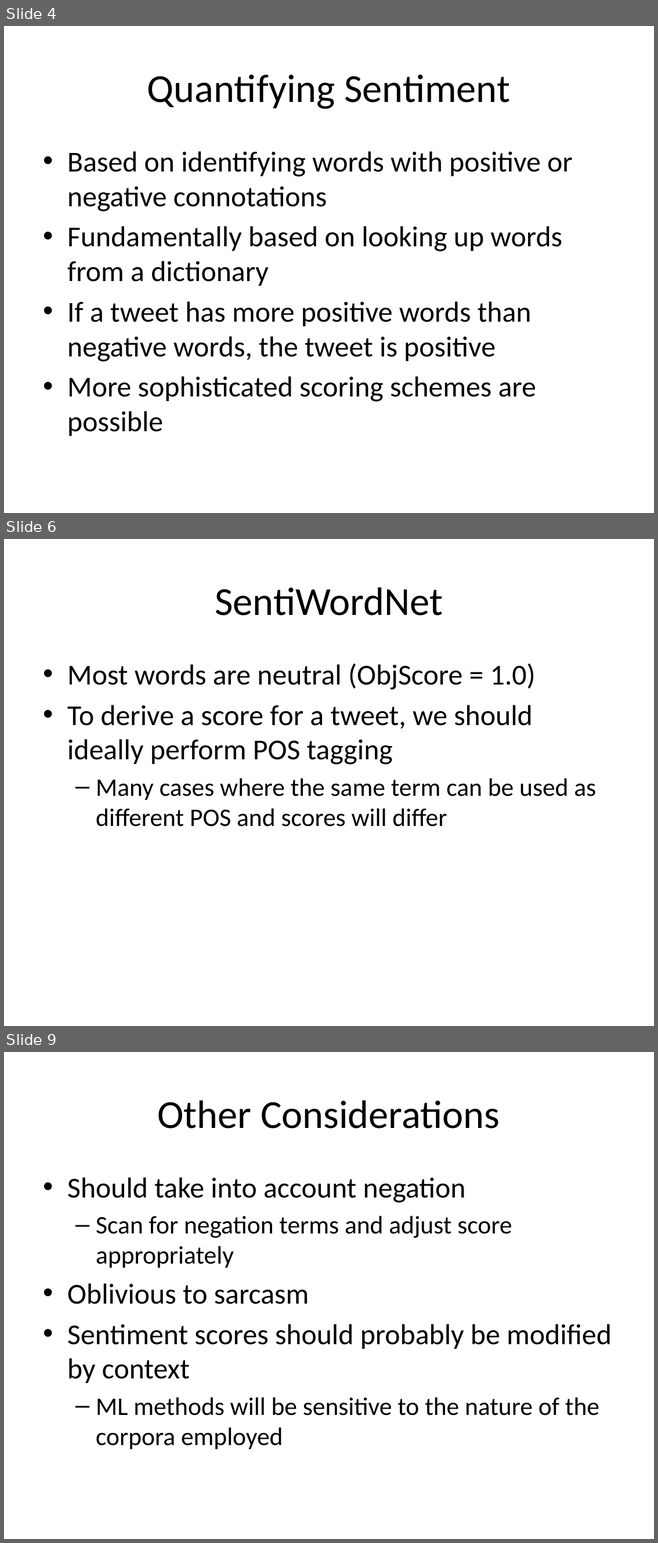
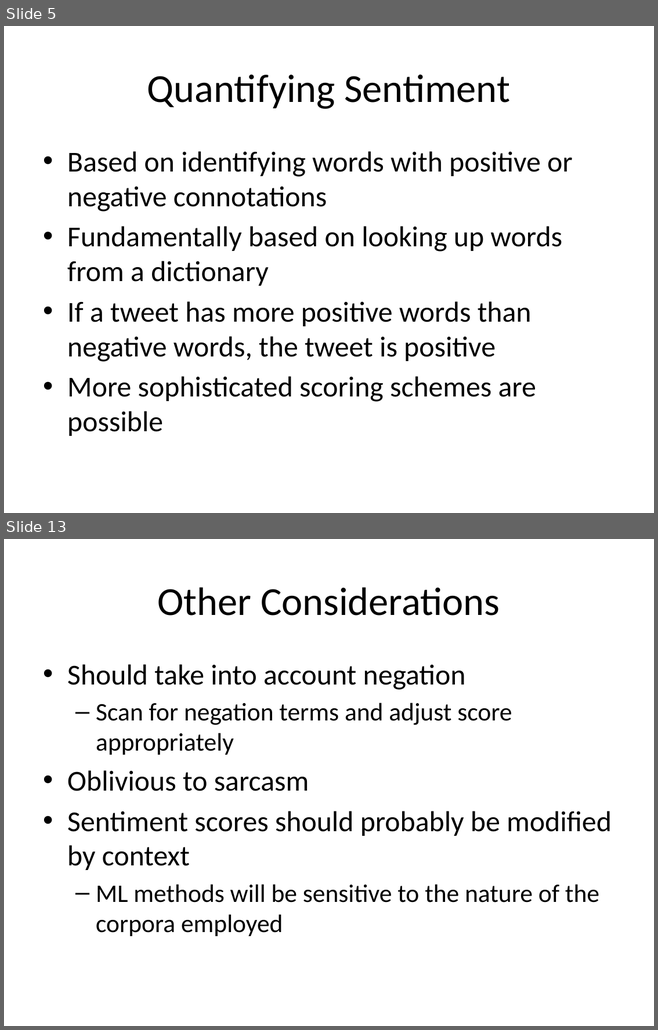
Before and after one commit to rajarshi/ctrug-tweet, a slide deck: ctrug.pptx. Shown one above the other, each under a label of ours: slides 4, 6 and 9 before the commit, slides 5 and 13 after it; the slides between them are not shown. The pictures are 658x1543 and 658x1030 pixels, drawn with LibreOffice and Linux fonts; fonts in the diff are those of the drawing. Boxes give left, top, right and bottom in pixels: in the first picture for what was removed or moved away, otherwise in the second. Text is boxed around its words. In the diff, an @@ line names an element or a change of style, - is before the commit and + after.

```diff
--- a/ctrug.pptx
+++ b/ctrug.pptx
@@ slide 6 removed at box(4, 539, 654, 1026), background #FFFFFF @@
@@ title removed at box(215, 587, 442, 616) @@
-SentiWordNet
@@ text removed at box(67, 663, 596, 827) @@
-• Most words are neutral (ObjScore = 1.0)
-• To derive a score for a tweet, we should ideally perform POS tagging
-  – Many cases where the same term can be used as different POS and scores will differ
@@ what was slide 4 is now slide 5 @@
@@ what was slide 9 is now slide 13 @@
```
Also in this commit, not shown: 4 slides changed, 4 slides added, 2 other files.
